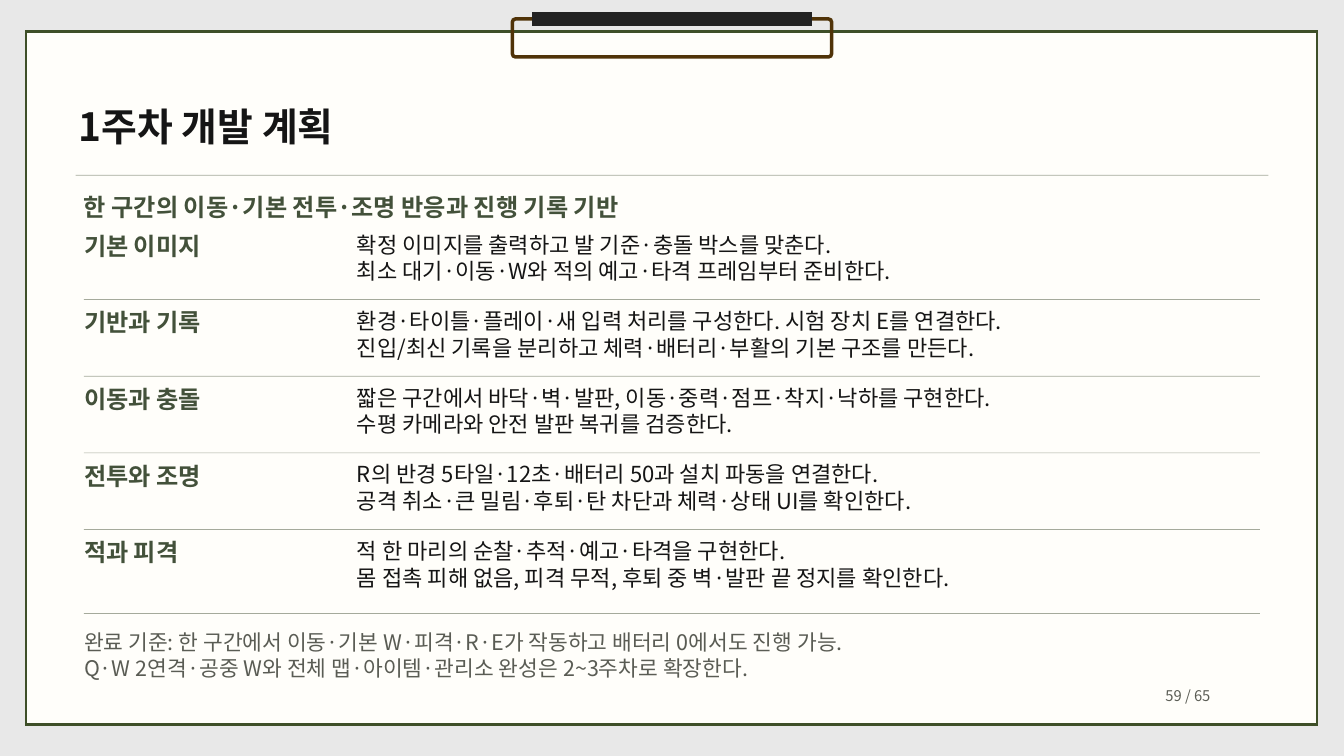
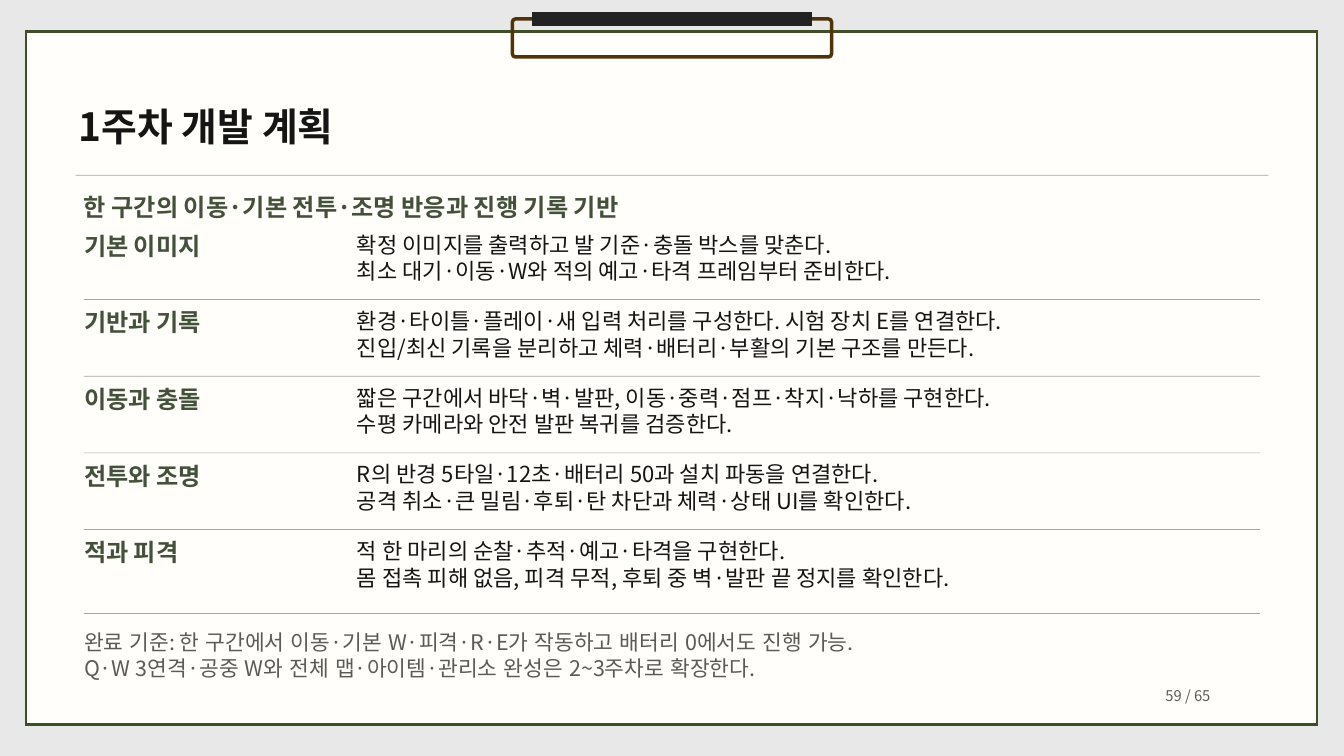
Before and after one commit to dbguswh/2Dgame_project, a slide deck: slide 59 of 2D게임프로그래밍 기획서.pptx. Drawn at 1344x756 pixels with LibreOffice and Linux fonts; fonts in the diff are those of the drawing. Boxes give left, top, right and bottom in pixels: in the first picture for what was removed or moved away, otherwise in the second. Text is boxed around its words. In the diff, an @@ line names an element or a change of style, - is before the commit and + after.

Commit message:
기획서에 곡예 연격과 침입자 체력 게이지 및 피해량을 먼저 반영

```diff
--- a/2D게임프로그래밍 기획서.pptx
+++ b/2D게임프로그래밍 기획서.pptx
@@ text at (x1=84, y1=658, x2=755, y2=680): text changed @@
-Q·W 2연격·공중 W와 전체 맵·아이템·관리소 완성은 2~3주차로 확장한다.
+Q·W 3연격·공중 W와 전체 맵·아이템·관리소 완성은 2~3주차로 확장한다.
```
Also in this commit, not shown: 20 other slides changed, 1 other file.
